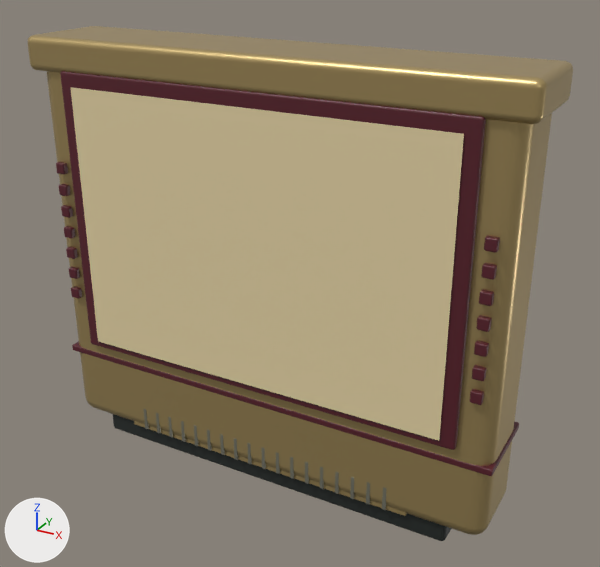
The glTF model static/models/cartridge.glb as it was, and as the next commit left it.
Camera for both pictures: a 50 mm camera at (1.25, -2.11, 1.78) aimed at (0.07, 0.03, 0.7). The axes (+X, +Y, +Z) are drawn at lower left. The lights are the same throughout. The first picture is the older version. Where no turn or scale is listed for an object, it has been applied to the vertices.

The first picture shows 'cart_art', 'cart_label_inset', 'cart_shell', 'cart_title', 'cart_top_lip', 'static_222825', 'static_581b27', 'static_989889', 'static_b8a06b'.
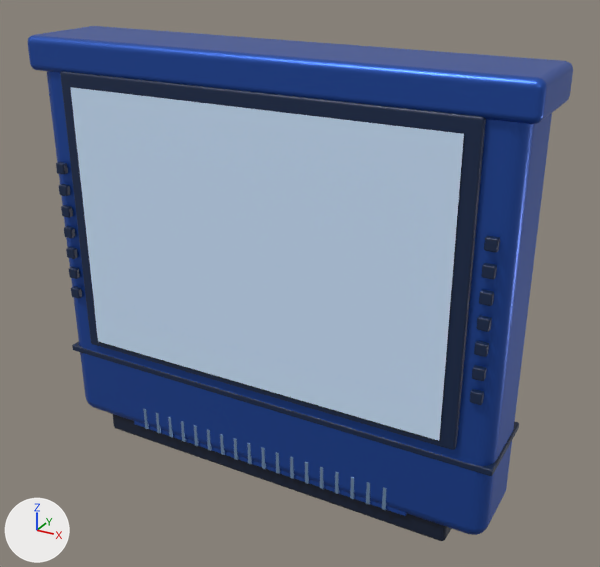
Pixel boxes [x1, y1, x2, y2] of what changed, in the pictures (600 x 567 px):
'cart_art', recoloured (beige to blue)
    both: [70, 87, 464, 405]
'cart_shell', recoloured (brown to blue)
    both: [47, 71, 552, 535]
'cart_top_lip', recoloured (brown to blue)
    both: [27, 26, 573, 124]
'cart_label_inset', recoloured
    both: [60, 71, 486, 450]
'cart_title', recoloured (beige to blue)
    both: [95, 311, 442, 441]
'static_581b27', recoloured
    both: [56, 162, 519, 476]
'static_b8a06b', recoloured
    both: [134, 420, 407, 516]

What changed in the scene script:
```text
Change mat_material_0:
    mat_material_0.base_color: (0.479, 0.352, 0.147) -> (0.0262, 0.0999, 0.479)  # brown #b8a06b -> blue #2d59b8
Change mat_material_1:
    mat_material_1.base_color: (0.0976, 0.011, 0.0203) -> (0.00518, 0.0194, 0.0666)  # dark red #581b27 -> dark blue #102649
Change mat_material_2:
    mat_material_2.base_color: (0.791, 0.658, 0.381) -> (0.617, 0.791, 1.0)  # beige #e6d4a6 -> blue #cee6ff
```
